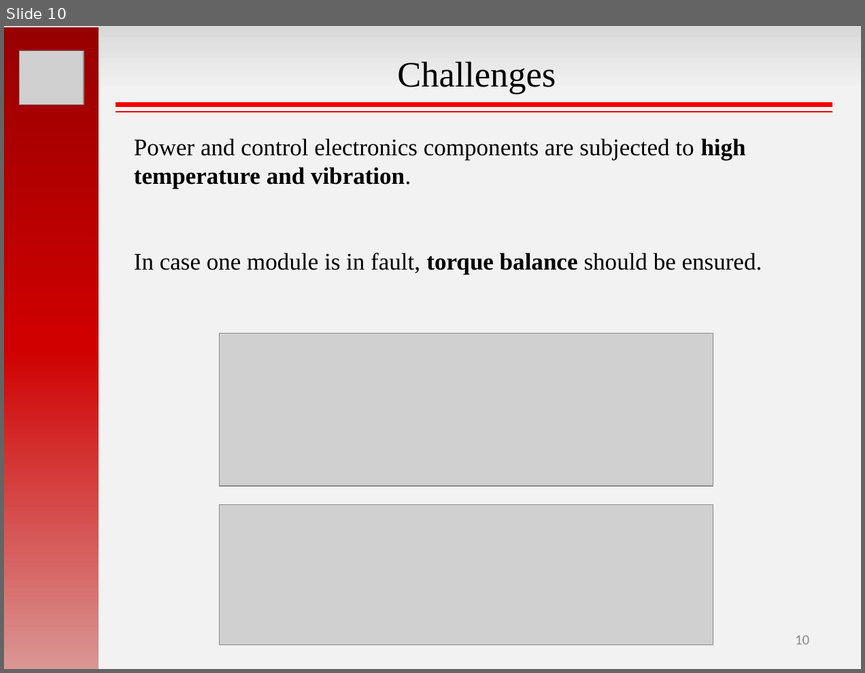
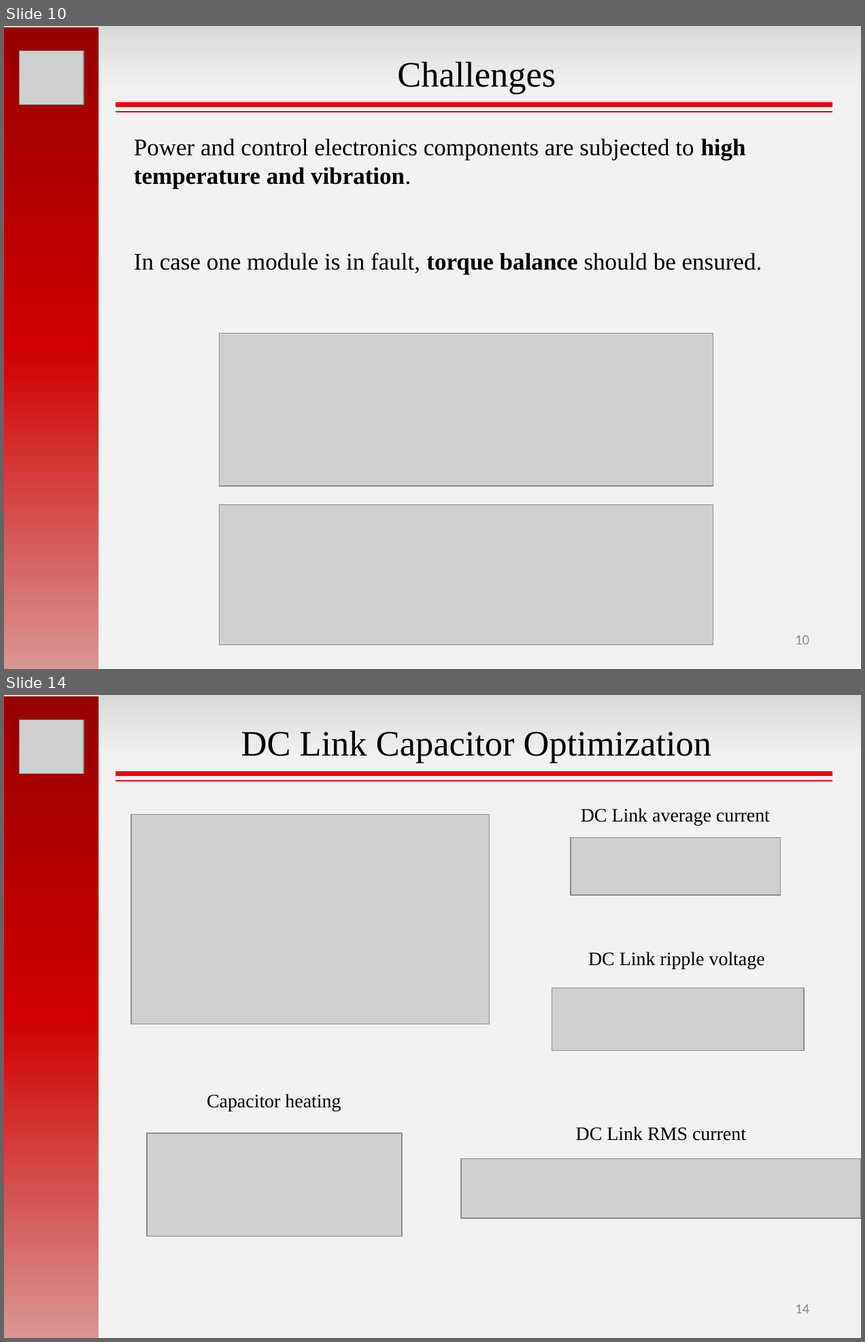
Before and after one commit to hakanpolat/IMMD, a slide deck: GRW2017/sunum/GRW2017_MesutUğur.pptx. Shown one above the other, each under a label of ours: slide 10 before the commit, slides 10 and 14 after it; the slides between them are not shown. The pictures are 865x673 and 865x1342 pixels, drawn with LibreOffice and Linux fonts; fonts in the diff are those of the drawing; grey boxes stand for pictures. Boxes give left, top, right and bottom in pixels: in the first picture for what was removed or moved away, otherwise in the second. Text is boxed around its words. In the diff, an @@ line names an element or a change of style, - is before the commit and + after.

Commit message:
grw2017 sunum capacitor kısmı

```diff
--- a/GRW2017/sunum/GRW2017_MesutUğur.pptx
+++ b/GRW2017/sunum/GRW2017_MesutUğur.pptx
@@ slide 14 added at bbox=[4, 695, 861, 1338], background gradient #D9D9D9 to #F2F2F2 @@
@@ rectangle added at bbox=[4, 696, 99, 1338], fill gradient #970000 to #D00000 to #D99694 @@
@@ picture added at bbox=[20, 720, 84, 773] @@
@@ text added at bbox=[241, 730, 712, 763], 30 pt, text #000000 @@
+DC Link Capacitor Optimization
@@ line added from (116, 774) to (832, 774), #F20000 4 pt @@
@@ line added from (116, 781) to (832, 781), #F20000 1.5 pt @@
@@ picture added at bbox=[130, 814, 489, 1023] @@
@@ text added at bbox=[581, 808, 770, 826], 16 pt, text #000000 @@
+DC Link average current
@@ picture added at bbox=[570, 837, 781, 895] @@
@@ text added at bbox=[588, 951, 765, 968], 16 pt, text #000000 @@
+DC Link ripple voltage
@@ picture added at bbox=[551, 988, 804, 1051] @@
@@ text added at bbox=[207, 1093, 341, 1110], 16 pt, text #000000 @@
+Capacitor heating
@@ picture added at bbox=[147, 1133, 402, 1236] @@
@@ text added at bbox=[576, 1126, 746, 1140], 16 pt, text #000000 @@
+DC Link RMS current
@@ picture added at bbox=[461, 1159, 861, 1219] @@
@@ page number added at bbox=[795, 1304, 809, 1313], 12 pt, text #8C8C8C @@
+14
```
Also in this commit, not shown: 3 slides changed, 9 other slides added, 2 slides removed.
